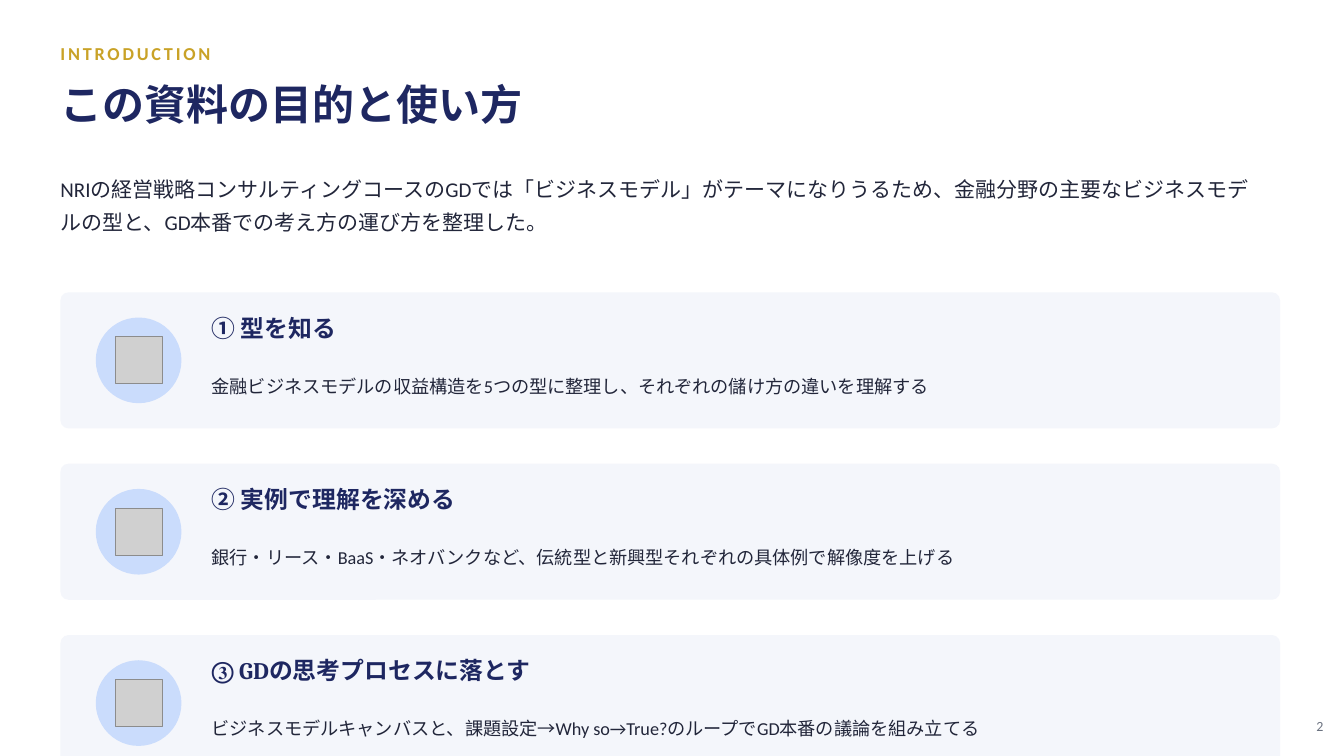
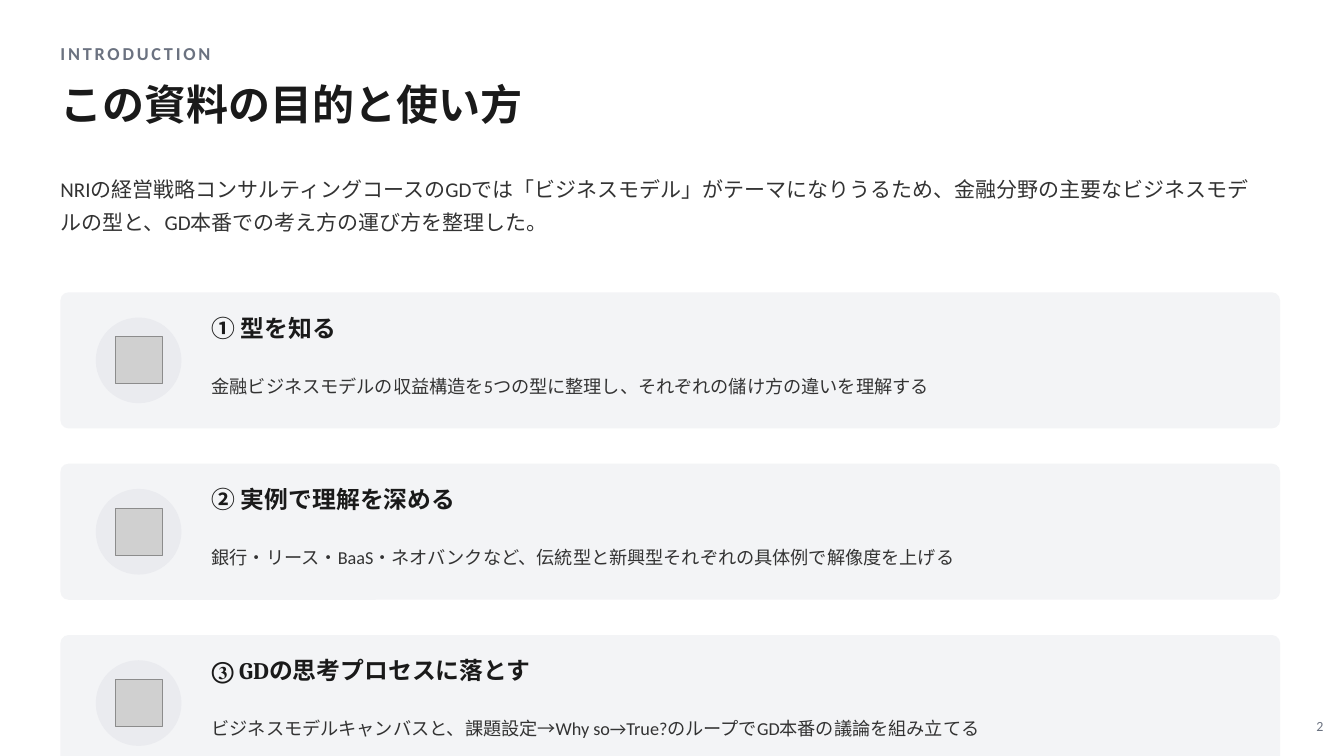
Before and after one commit to nasukazunori/NasuVault2, a slide deck: slide 2 of 信吾/NRI/添付ファイル/金融ビジネスモデル_GD対策.pptx. Drawn at 1344x756 pixels with LibreOffice and Linux fonts; fonts in the diff are those of the drawing; grey boxes stand for pictures. Boxes give left, top, right and bottom in pixels: in the first picture for what was removed or moved away, otherwise in the second. Text is boxed around its words. In the diff, an @@ line names an element or a change of style, - is before the commit and + after.

```diff
--- a/信吾/NRI/添付ファイル/金融ビジネスモデル_GD対策.pptx
+++ b/信吾/NRI/添付ファイル/金融ビジネスモデル_GD対策.pptx
@@ text "INTRODUCTION" at box(60, 48, 210, 60): text colour #C9A227 to #6B7280 @@
@@ fill #F4F6FB to #F3F4F6 in 3 elements at box(60, 292, 1280, 429), box(60, 464, 1280, 600), box(60, 635, 1280, 756) @@
@@ text colour #1E2761 to #1A1A1A in 4 elements at box(60, 84, 522, 124), box(212, 316, 336, 339), box(212, 487, 456, 510), box(212, 662, 234, 684) @@
@@ fill #CADCFC to #EAEBEF in 3 elements at box(96, 318, 181, 403), box(96, 489, 181, 575), box(96, 660, 181, 746) @@
@@ text colour #22263A to #333333 in 4 elements at box(60, 179, 1248, 232), box(212, 377, 929, 395), box(212, 548, 955, 566), box(212, 719, 979, 738) @@
```
Also in this commit, not shown: 10 other slides changed.
